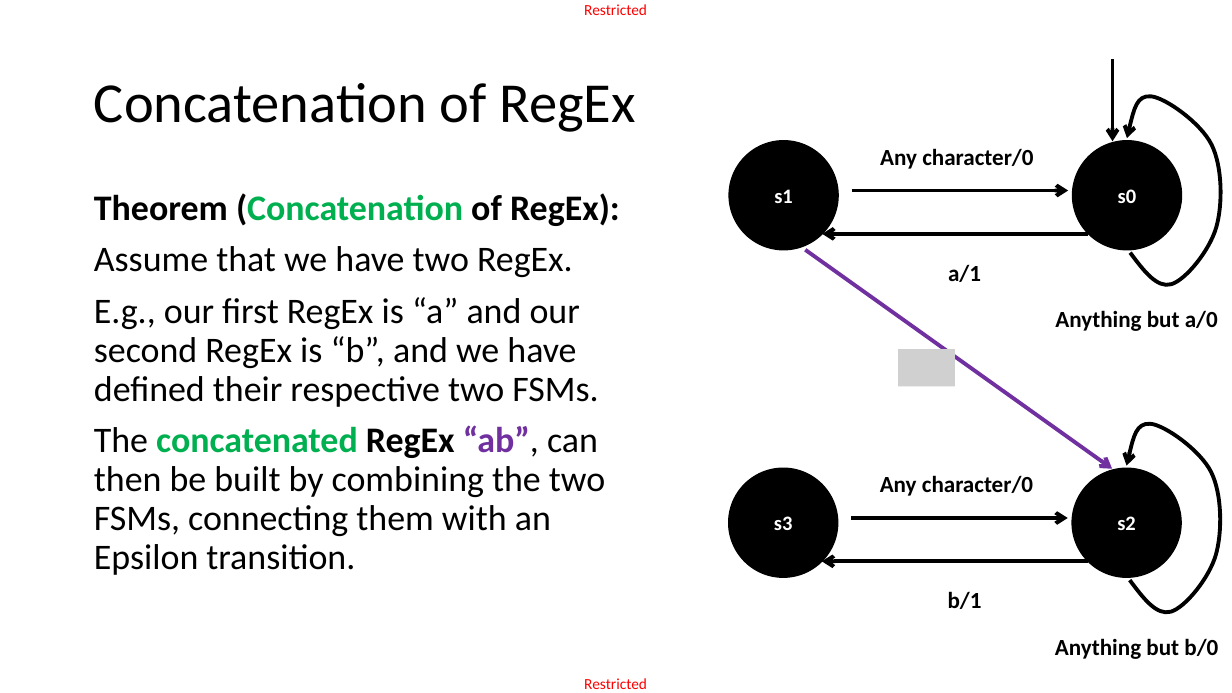
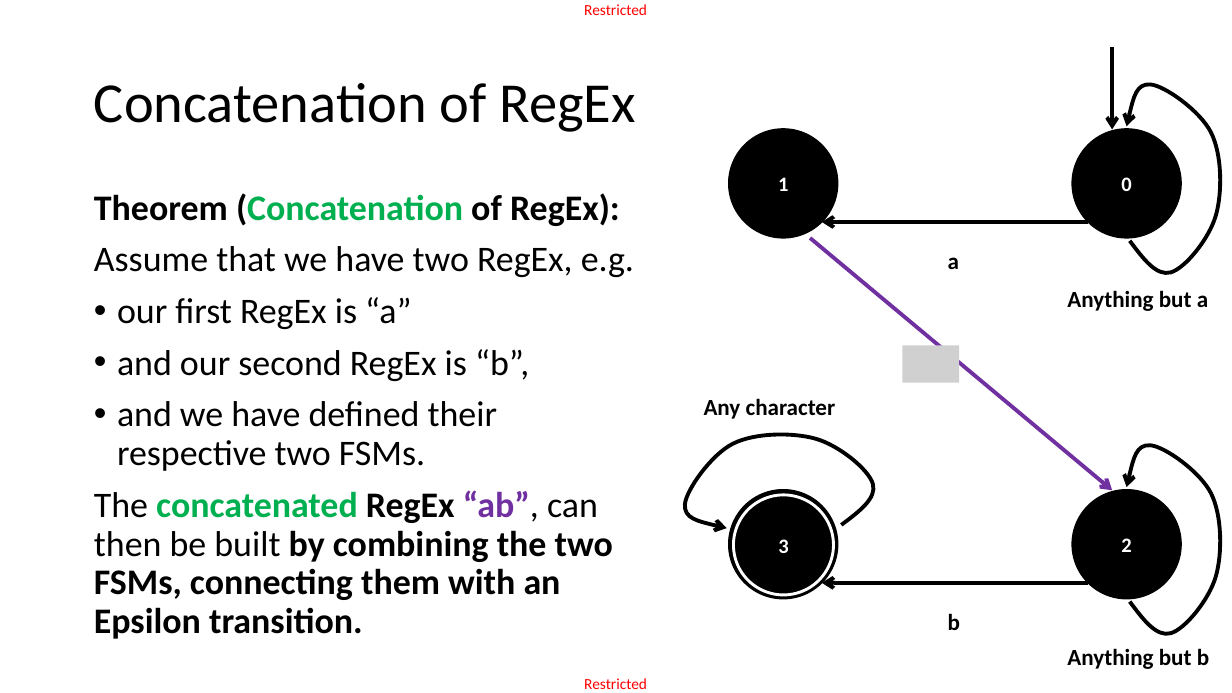
Before and after one commit to matthieudemari/SUTD_PLC_50_051, a slide deck: slide 17 of W9/W9S2/W9S2.pptx. Drawn at 1232x693 pixels with LibreOffice and Linux fonts; fonts in the diff are those of the drawing; grey boxes stand for pictures. Boxes give left, top, right and bottom in pixels: in the first picture for what was removed or moved away, otherwise in the second. Text is boxed around its words. In the diff, an @@ line names an element or a change of style, - is before the commit and + after.

```diff
--- a/W9/W9S2/W9S2.pptx
+++ b/W9/W9S2/W9S2.pptx
@@ ellipse removed at (729, 140, 838, 250) @@
-s1
@@ ellipse added at (729, 128, 838, 238), fill #000000, outline #000000 1 pt, 16 pt, text #FFFFFF, bold @@
+1
@@ text removed at (880, 148, 1033, 169) @@
-Any character/0
@@ ellipse added at (1072, 128, 1181, 238), fill #000000, outline #000000 1 pt, 16 pt, text #FFFFFF, bold @@
+0
@@ ellipse removed at (1073, 140, 1182, 250) @@
-s0
@@ arrow removed from (852, 190) to (1068, 190) @@
@@ arrow moved from (806, 250) - (1113, 469) to (811, 238) - (1113, 491) @@
@@ 2 arrows, 1 freeform shape: place and size @@
-2 arrows, 1 freeform shape at (823, 59, 1221, 285)
+2 arrows, 1 freeform shape at (822, 47, 1220, 273)
@@ text at (94, 246, 634, 471): text changed @@
-Assume that we have two RegEx.
-E.g., our first RegEx is “a” and our second RegEx is “b”, and we have defined their respective two FSMs.
+Assume that we have two RegEx, e.g.
+• our first RegEx is “a”
+• and our second RegEx is “b”,
+• and we have defined their respective two FSMs.
@@ text at (948, 257, 959, 269): text changed @@
-a/1
+a
@@ text at (1067, 290, 1208, 311): text changed @@
-Anything but a/0
+Anything but a
@@ picture: place and size @@
-picture at (898, 349, 955, 386)
+picture at (903, 346, 959, 383)
@@ text at (704, 398, 836, 419): text changed @@
-Any character/0
+Any character
@@ freeform shape added at (685, 435, 874, 528), outline #000000 3 pt @@
@@ freeform shape: place and size @@
-freeform shape at (1127, 424, 1220, 613)
+freeform shape at (1127, 445, 1220, 634)
@@ ellipse removed at (729, 469, 838, 578) @@
-s3
@@ ellipse removed at (1072, 469, 1181, 578) @@
-s2
@@ text at (94, 490, 613, 639): bold on in "by combining the two FSMs, connecting them ..." @@
@@ ellipse added at (729, 490, 838, 599), fill #000000, outline #000000 1 pt, 16 pt, text #FFFFFF, bold @@
+VALID
@@ ellipse added at (734, 495, 834, 595), fill #000000, outline #FFFFFF 2.25 pt, 16 pt, text #FFFFFF, bold @@
+3
@@ ellipse added at (1072, 490, 1181, 599), fill #000000, outline #000000 1 pt, 16 pt, text #FFFFFF, bold @@
+2
@@ arrow removed from (851, 518) to (1068, 518) @@
@@ arrow moved from (1089, 562) - (822, 562) to (1089, 583) - (822, 583) @@
@@ text at (948, 613, 960, 630): text changed @@
-b/1
+b
@@ text at (1067, 648, 1209, 669): text changed @@
-Anything but b/0
+Anything but b
```
Also in this commit, not shown: 22 other slides changed, 27 slides added, 6 slides removed, 19 other files.
